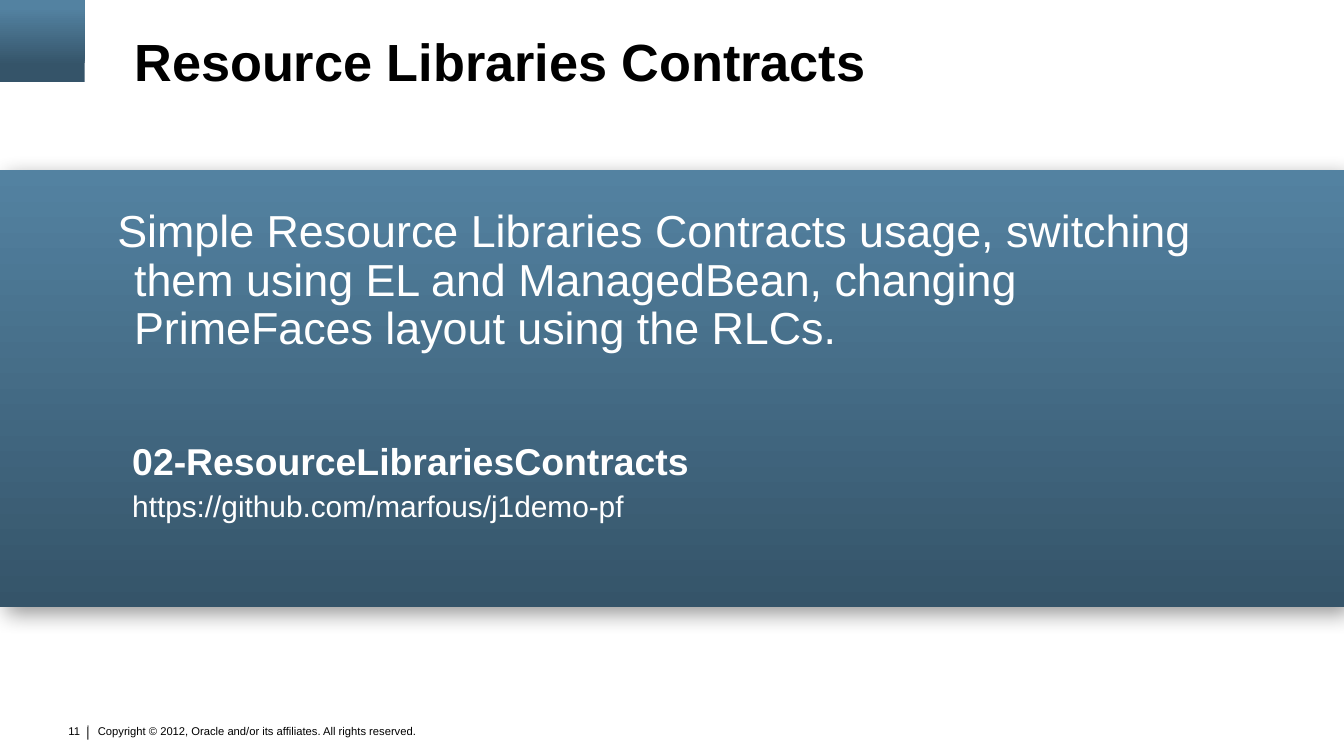
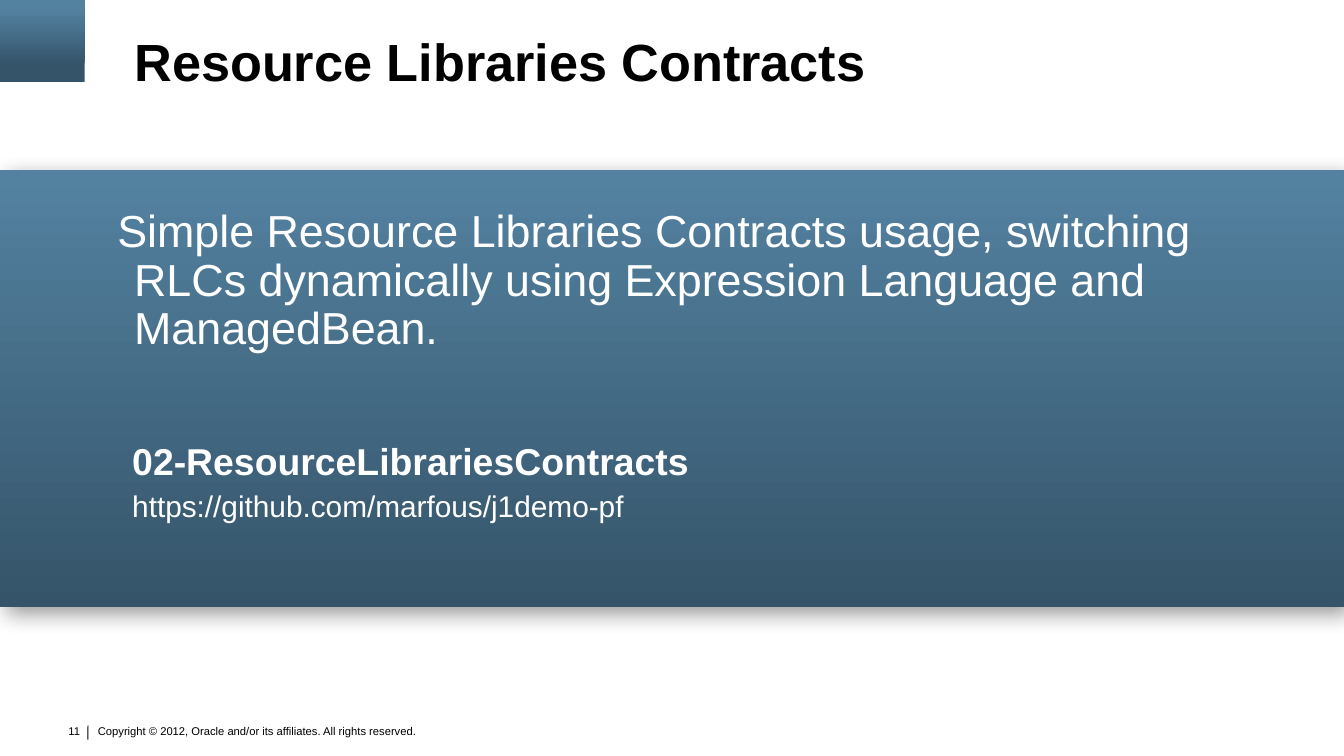
Before and after one commit to marfous/j1demo-pf, a slide deck: slide 11 of con3638.pptx. Drawn at 1344x756 pixels with LibreOffice and Linux fonts; fonts in the diff are those of the drawing; background and template pictures are left out. Boxes give left, top, right and bottom in pixels: in the first picture for what was removed or moved away, otherwise in the second. Text is boxed around its words. In the diff, an @@ line names an element or a change of style, - is before the commit and + after.

```diff
--- a/con3638.pptx
+++ b/con3638.pptx
@@ text at (117,214,1190,353): text changed @@
-Simple Resource Libraries Contracts usage, switching them using EL and ManagedBean, changing PrimeFaces layout using the RLCs.
+Simple Resource Libraries Contracts usage, switching RLCs dynamically using Expression Language and ManagedBean.
```
Also in this commit, not shown: 7 other slides changed.
